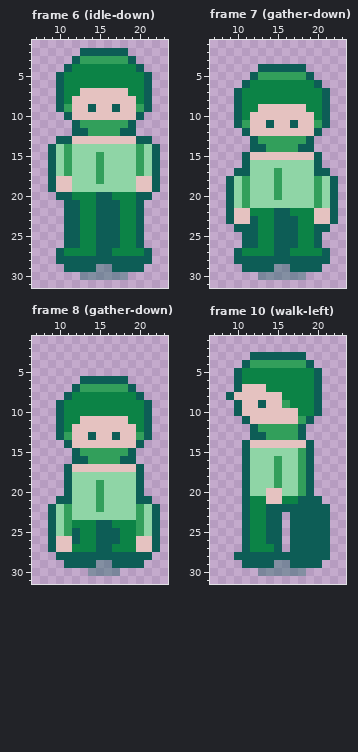
File history of a pixel-art file, assets/aseprite/actor_hero.aseprite. The first picture shows the starting point.
32x32 pixels, 36 frames. Shown: frame 6 (idle-down): x 7..23, y 1..31; frame 7 (gather-down): x 7..23, y 1..31; frame 8 (gather-down): x 7..23, y 1..31; frame 10 (walk-left): x 7..23, y 1..31. The commit also changed other frames, which this record leaves out.
New version:
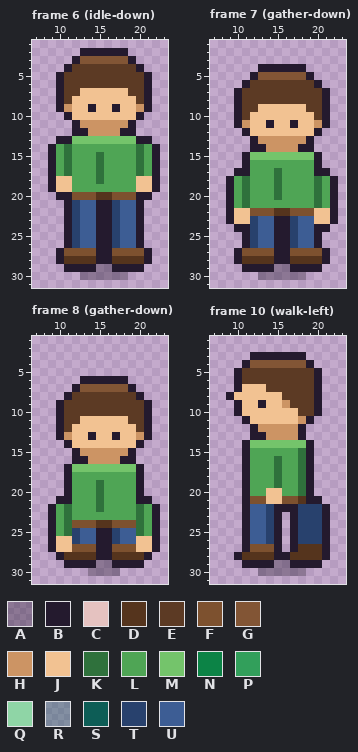
Palette (. is transparent): A #241a2e5a  B #241a2e  C #e5c2c0  D #55341d  E #5c3a24  F #7d512f  G #825535  H #cc9464  J #f2c292  K #2f713c  L #4fa555  M #74c46b  N #0c8346  P #329f5b  Q #8fd5a6  R #0d5d565a  S #0d5d56  T #28416d  U #3d5d94
Diff:
Changed rows in their new state; - is an unchanged pixel.
Frame 6 (idle-down), layers "actor", "shadow":
first column x 9:
 2 ----BBBBBB----
 3 ---BGGGGGGB---
 4 --BEEEEEEEEB--
 5 -BEEEEEEEEEEB-
 6 -BEEEEEEEEEEB-
 7 -BEEJJJJJJEEB-
 8 -BEJJJJJJJJEB-
 9 -BHJJBJJBJJHB-
10 --BJJJJJJJJB--
11 ---BHHHHHHB---
12 ---BBHHHHBB---
13 -BBMMMMMMMMBB-
14 BLKLLLLLLLLKLB
15 BLKLLLKLLLLKLB
16 BLKLLLKLLLLKLB
17 BLKLLLKLLLLKLB
18 BJJLLLKLLLLJJB
19 BJJLLLLLLLLJJB
20 -BBFFFDDFFFBB-
21 --BTUUBBTUUB--
22 --BTUUBBTUUB--
23 --BTUUBBTUUB--
24 --BTUUBBTUUB--
25 --BTUUBBTUUB--
26 --BTUUBBTUUB--
27 -BFFFFBBFFFFB-
28 -BDDDDBBDDDDB-
29 --BBBBAABBBB--
30 ----AAAAAA----
Frame 7 (gather-down), layers "actor", "shadow":
first column x 9:
 4 ----BBBBBB----
 5 ---BGGGGGGB---
 6 --BEEEEEEEEB--
 7 -BEEEEEEEEEEB-
 8 -BEEEEEEEEEEB-
 9 -BEEJJJJJJEEB-
10 -BEJJJJJJJJEB-
11 -BHJJBJJBJJHB-
12 --BJJJJJJJJB--
13 ---BHHHHHHB---
14 ---BBHHHHBB---
15 --BMMMMMMMMB--
16 --BLLLLLLLLB--
17 -BBLLLKLLLLBB-
18 BLKLLLKLLLLKLB
19 BLKLLLKLLLLKLB
20 BLKLLLKLLLLKLB
21 BLKLLLLLLLLKLB
22 BJJFFFDDFFFJJB
23 BJJTUUBBTUUJJB
24 -BBTUUBBTUUBB-
25 --BTUUBBTUUB--
26 --BTUUBBTUUB--
27 -BFFFFBBFFFFB-
28 -BDDDDBBDDDDB-
29 --BBBBAABBBB--
30 ----AAAAAA----
Frame 8 (gather-down), layers "actor", "shadow":
first column x 9:
 6 ----BBBBBB----
 7 ---BGGGGGGB---
 8 --BEEEEEEEEB--
 9 -BEEEEEEEEEEB-
10 -BEEEEEEEEEEB-
11 -BEEJJJJJJEEB-
12 -BEJJJJJJJJEB-
13 -BHJJBJJBJJHB-
14 --BJJJJJJJJB--
15 ---BHHHHHHB---
16 ---BBHHHHBB---
17 --BMMMMMMMMB--
18 --BLLLLLLLLB--
19 --BLLLKLLLLB--
20 --BLLLKLLLLB--
21 -BBLLLKLLLLBB-
22 BLKLLLKLLLLKLB
23 BLKLLLLLLLLKLB
24 BLKFFFDDFFFKLB
25 BLKTUUBBTUUKLB
26 BJJTUUBBTUUJJB
27 BJJFFFBBFFFJJB
28 -BDDDDBBDDDDB-
29 --BBBBAABBBB--
30 -----AAAA-----
Frame 10 (walk-left), layers "actor", "shadow":
first column x 9:
 3 ---BBBBBBB---
 4 --BGGGGGGGB--
 5 -BEEEEEEEEEB-
 6 -BEEEEEEEEEB-
 7 -BJJJEEEEEEB-
 8 BJJJJJJEEEEB-
 9 -BJJBJJHEEEB-
10 -BJJJJJJJEEB-
11 --BJJJJJJHB--
12 ---BHHHHHB---
13 ---BBHHHHB---
14 --BMMMMMMMB--
15 --BLLLLLLKB--
16 --BLLLKLLKB--
17 --BLLLKLLKB--
18 --BLLLKLLKB--
19 --BLLLKLLKB--
20 --BLLJJLLKB--
21 --BFFJJFFDBB-
22 --BUUTBBBTTTB
23 --BUUTB-BTTTB
24 --BUUTB-BTTTB
25 --BUUTB-BTTTB
26 --BUUTB-BTTTB
27 --BFFFB-BDDDB
28 -BDDDDBBDDDDB
29 --BBBBAABBBB-
30 ----AAAAAA---
Changed places in both pictures, as pixel boxes (x1, y1, x2, y2):
changed: (48, 48, 160, 280)
changed: (226, 64, 338, 280)
changed: (48, 376, 160, 576)
changed: (226, 352, 330, 576)
